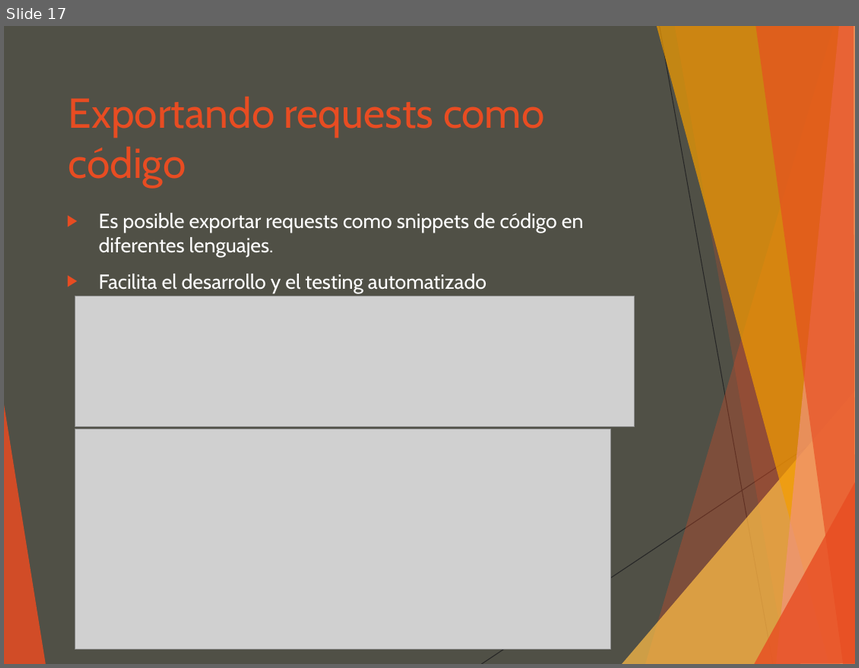
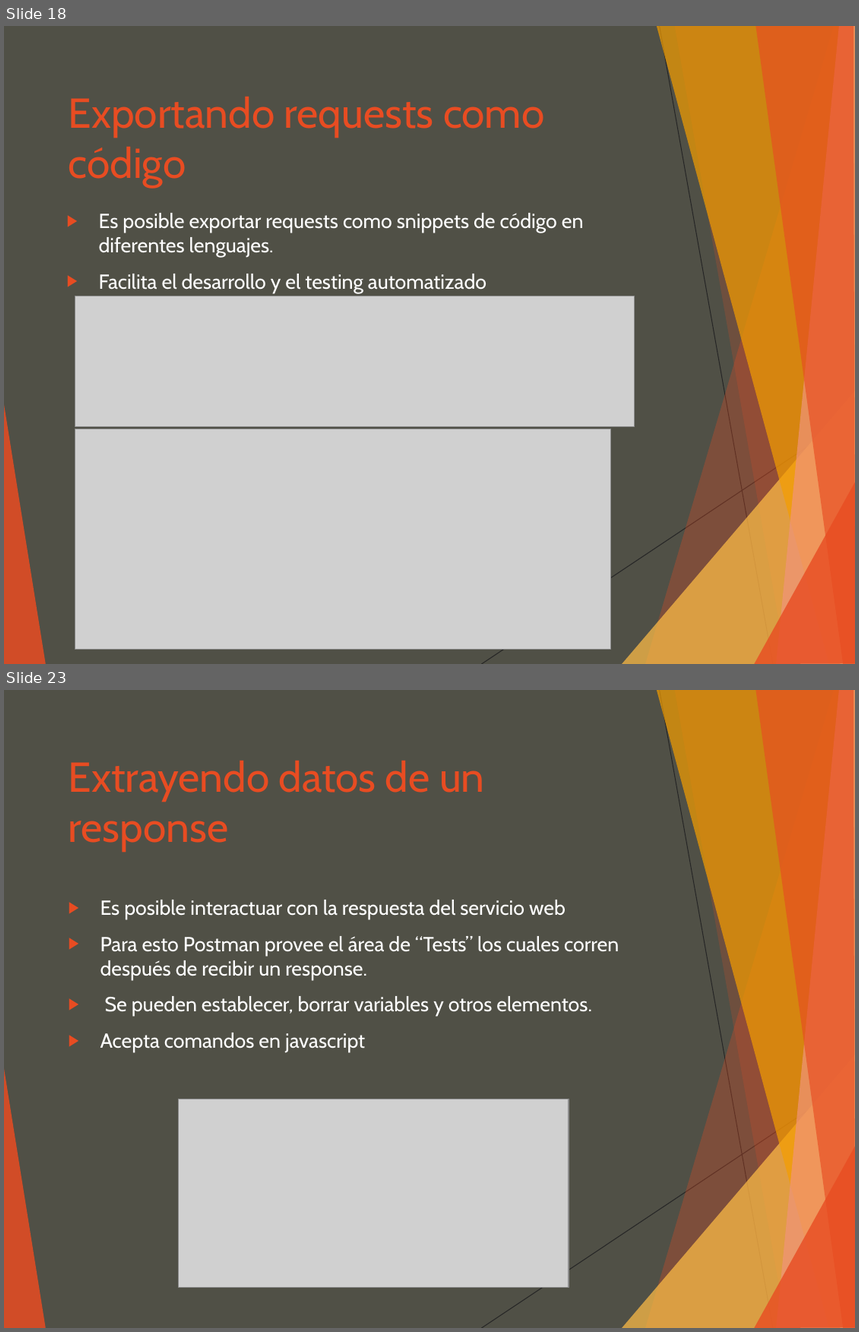
Before and after one commit to luisgepeto/PostmanCourse, a slide deck: Presentacion.ppt. Shown one above the other, each under a label of ours: slide 17 before the commit, slides 18 and 23 after it; the slides between them are not shown. The pictures are 859x668 and 859x1332 pixels, drawn with LibreOffice and Linux fonts; fonts in the diff are those of the drawing; grey boxes stand for pictures. Boxes give left, top, right and bottom in pixels: in the first picture for what was removed or moved away, otherwise in the second. Text is boxed around its words. In the diff, an @@ line names an element or a change of style, - is before the commit and + after.

```diff
--- a/Presentacion.ppt
+++ b/Presentacion.ppt
@@ slide 23 added at [4, 690, 855, 1328], background #505046; not listed: 10 template elements that a slide beside it also shows @@
@@ title added at [69, 760, 485, 852], 39 pt, text #E84C22 @@
+Extrayendo datos de un response
@@ text added at [101, 900, 619, 1053], 19 pt, text #FFFFFF @@
+▶ Es posible interactuar con la respuesta del servicio web
+▶ Para esto Postman provee el área de “Tests” los cuales corren después de recibir un response.
+▶ Se pueden establecer, borrar variables y otros elementos.
+▶ Acepta comandos en javascript
@@ picture added at [179, 1100, 569, 1288] @@
@@ what was slide 17 is now slide 18 @@
```
Also in this commit, not shown: 6 other slides added, 5 other files.
